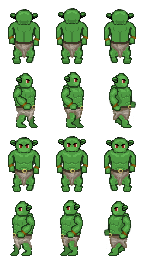
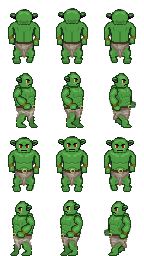
Revision of a layered 144 × 256 image; what changed, layer by layer:
added layer "Mouth" above "Horns" over bbox(17, 83, 127, 214)
